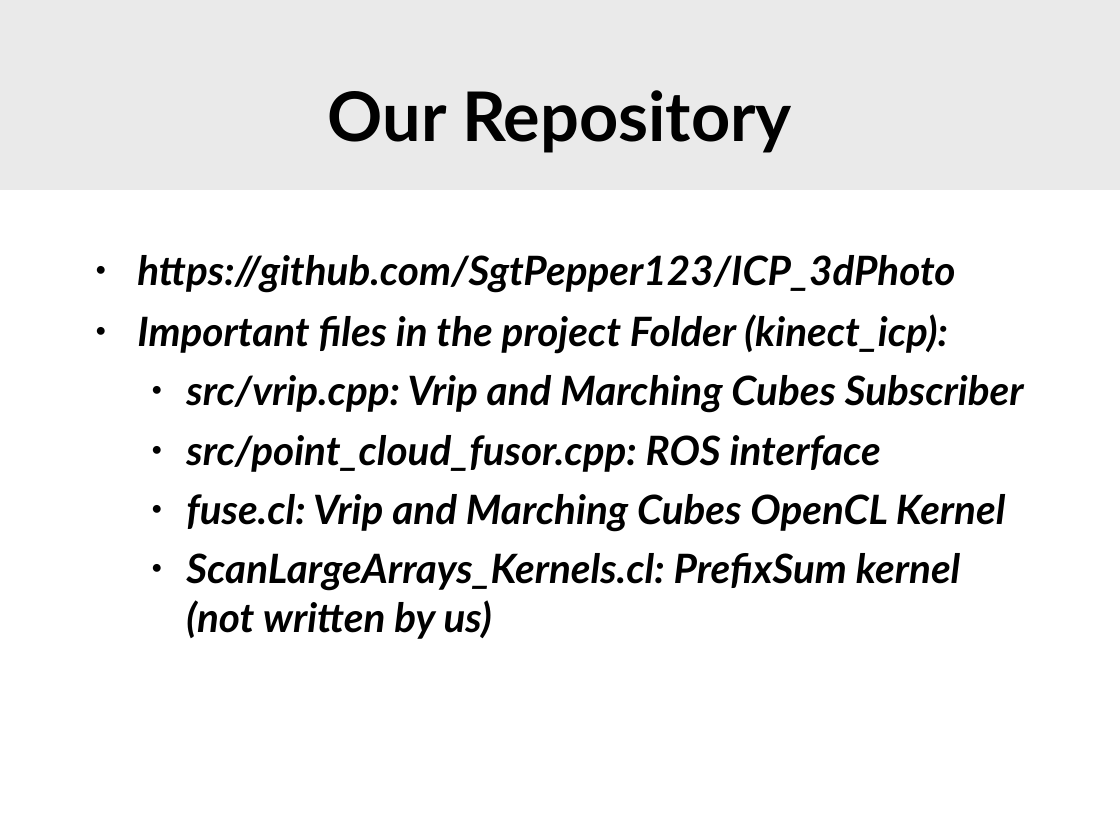
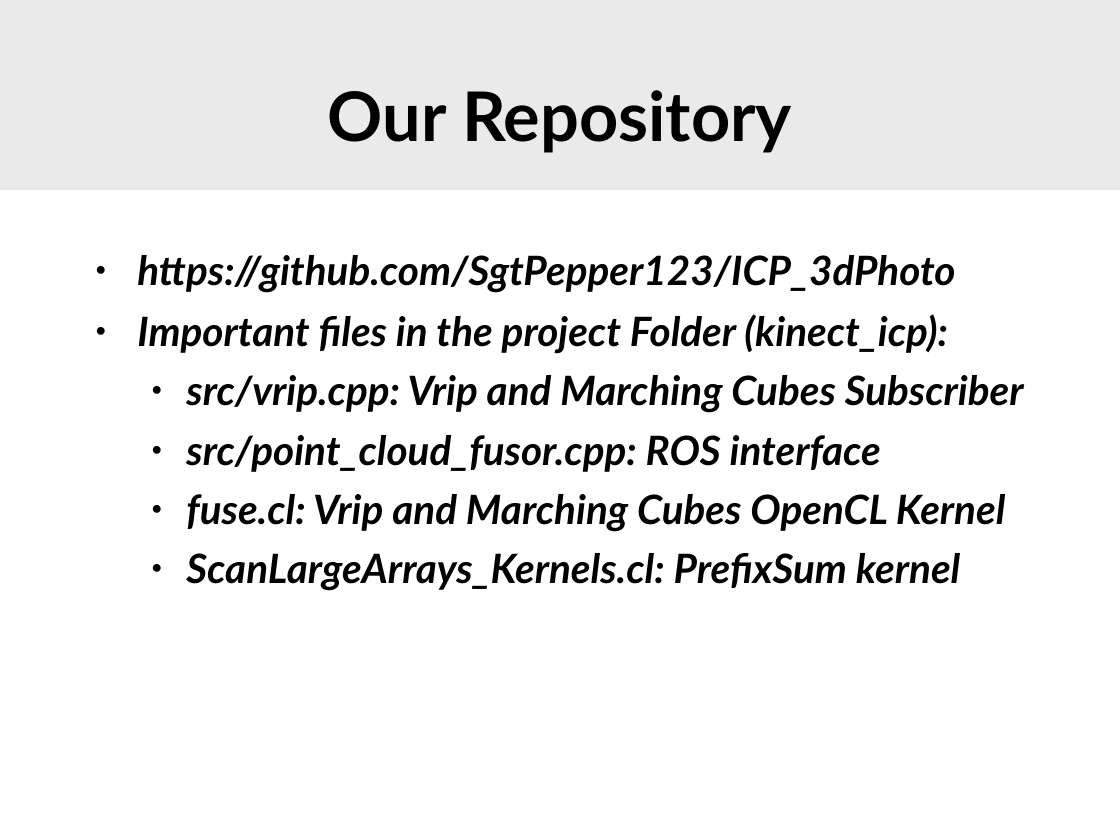
Before and after one commit to SgtPepper123/ICP_3dPhoto, a slide deck: slide 17 of GPGPU presentation/Presentation.odp. Drawn at 1120x840 pixels with LibreOffice and Linux fonts; fonts in the diff are those of the drawing; background and template pictures are left out. Boxes give left, top, right and bottom in pixels: in the first picture for what was removed or moved away, otherwise in the second. Text is boxed around its words. In the diff, an @@ line names an element or a change of style, - is before the commit and + after.

Commit message:
+ Updated slides

```diff
--- a/GPGPU presentation/Presentation.odp
+++ b/GPGPU presentation/Presentation.odp
@@ text at [186, 553, 960, 591]: text changed @@
-  ● ScanLargeArrays_Kernels.cl: PrefixSum kernel (not written by us)
+  ● ScanLargeArrays_Kernels.cl: PrefixSum kernel
```
Also in this commit, not shown: 1 slide added, 1 other file.
